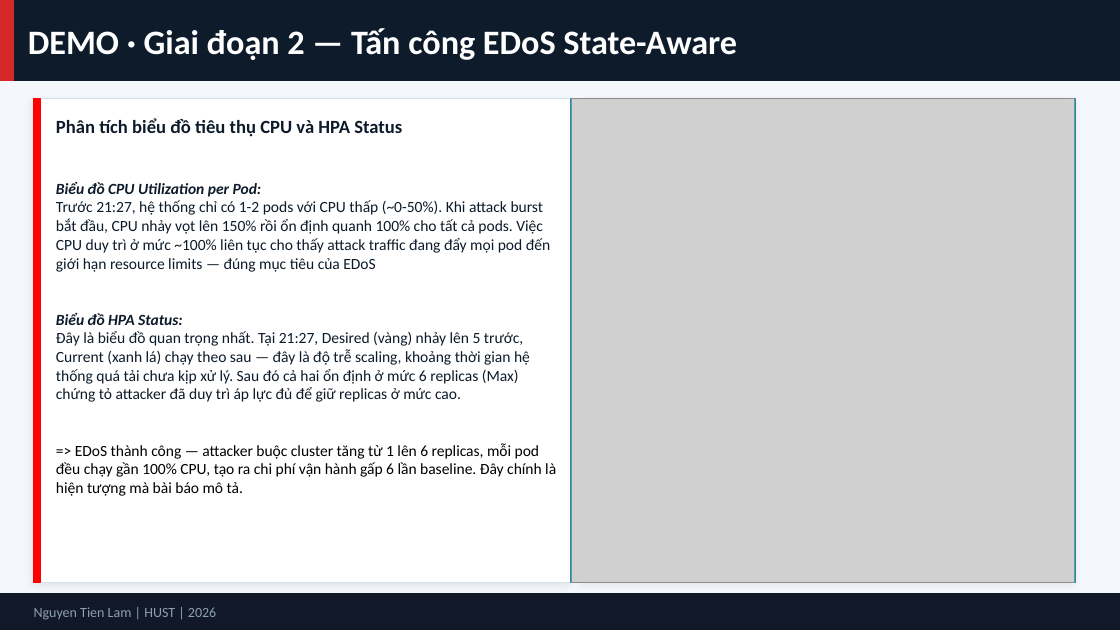
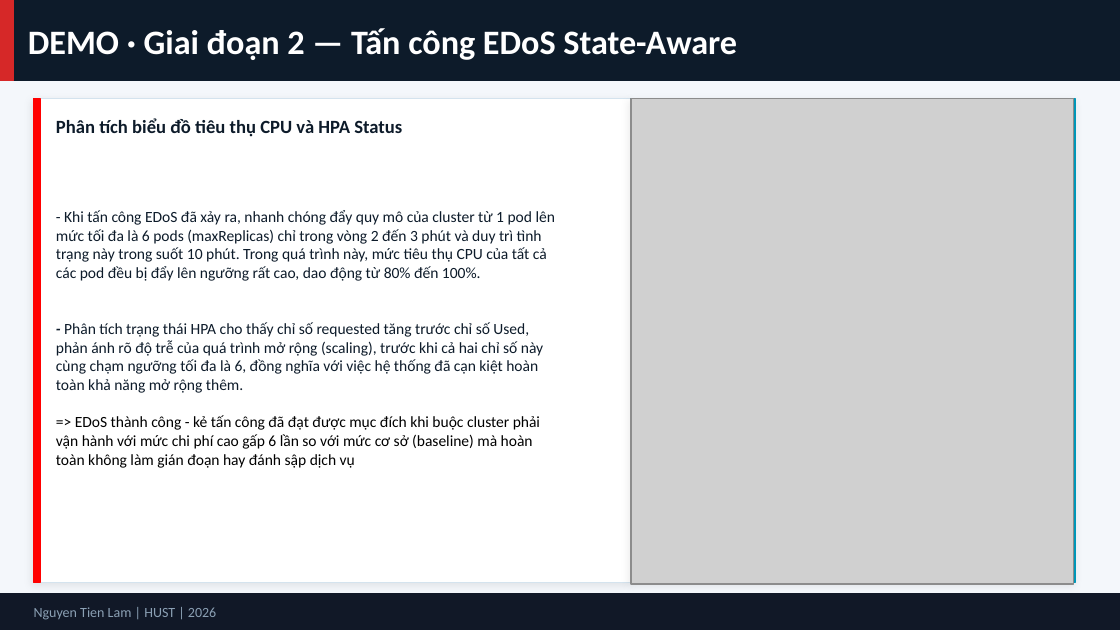
Before and after one commit to tienlamict/edos-demo, a slide deck: slide 19 of report/edos_slide.pptx. Drawn at 1120x630 pixels with LibreOffice and Linux fonts; fonts in the diff are those of the drawing; grey boxes stand for pictures. Boxes give left, top, right and bottom in pixels: in the first picture for what was removed or moved away, otherwise in the second. Text is boxed around its words. In the diff, an @@ line names an element or a change of style, - is before the commit and + after.

Commit message:
up

```diff
--- a/report/edos_slide.pptx
+++ b/report/edos_slide.pptx
@@ rectangle: place and size @@
-rectangle at box(34, 99, 571, 582)
+rectangle at box(34, 99, 631, 582)
@@ rectangle: place and size @@
-rectangle at box(582, 99, 1075, 582)
+rectangle at box(631, 99, 1075, 582)
@@ rectangle: place and size @@
-rectangle at box(571, 99, 1075, 582)
+rectangle at box(631, 99, 1075, 582)
@@ picture: place and size @@
-picture at box(571, 99, 1074, 582)
+picture at box(631, 99, 1073, 584)
@@ text at box(56, 210, 555, 468): text changed @@
-Biểu đồ CPU Utilization per Pod:
-Trước 21:27, hệ thống chỉ có 1-2 pods với CPU thấp (~0-50%). Khi attack burst bắt đầu, CPU nhảy vọt lên 150% rồi ổn định quanh 100% cho tất cả pods. Việc CPU duy trì ở mức ~100% liên tục cho thấy attack traffic đang đẩy mọi pod đến giới hạn resource limits — đúng mục tiêu của EDoS
-Biểu đồ HPA Status:
-Đây là biểu đồ quan trọng nhất. Tại 21:27, Desired (vàng) nhảy lên 5 trước, Current (xanh lá) chạy theo sau — đây là độ trễ scaling, khoảng thời gian hệ thống quá tải chưa kịp xử lý. Sau đó cả hai ổn định ở mức 6 replicas (Max) chứng tỏ attacker đã duy trì áp lực đủ để giữ replicas ở mức cao.
-=> EDoS thành công — attacker buộc cluster tăng từ 1 lên 6 replicas, mỗi pod đều chạy gần 100% CPU, tạo ra chi phí vận hành gấp 6 lần baseline. Đây chính là hiện tượng mà bài báo mô tả.
+- Khi tấn công EDoS đã xảy ra, nhanh chóng đẩy quy mô của cluster từ 1 pod lên mức tối đa là 6 pods (maxReplicas) chỉ trong vòng 2 đến 3 phút và duy trì tình trạng này trong suốt 10 phút. Trong quá trình này, mức tiêu thụ CPU của tất cả các pod đều bị đẩy lên ngưỡng rất cao, dao động từ 80% đến 100%.
+- Phân tích trạng thái HPA cho thấy chỉ số requested tăng trước chỉ số Used, phản ánh rõ độ trễ của quá trình mở rộng (scaling), trước khi cả hai chỉ số này cùng chạm ngưỡng tối đa là 6, đồng nghĩa với việc hệ thống đã cạn kiệt hoàn toàn khả năng mở rộng thêm.
+=> EDoS thành công - kẻ tấn công đã đạt được mục đích khi buộc cluster phải vận hành với mức chi phí cao gấp 6 lần so với mức cơ sở (baseline) mà hoàn toàn không làm gián đoạn hay đánh sập dịch vụ
```
Also in this commit, not shown: 4 other slides changed, 1 slide removed.
